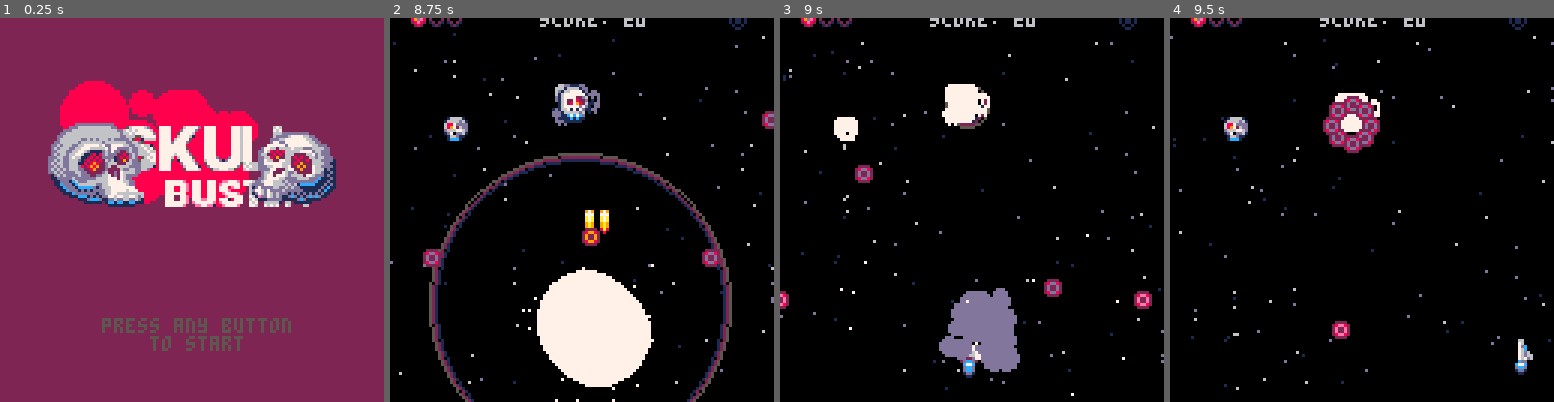
Above: before the commit, frames 1-4 (left to right).
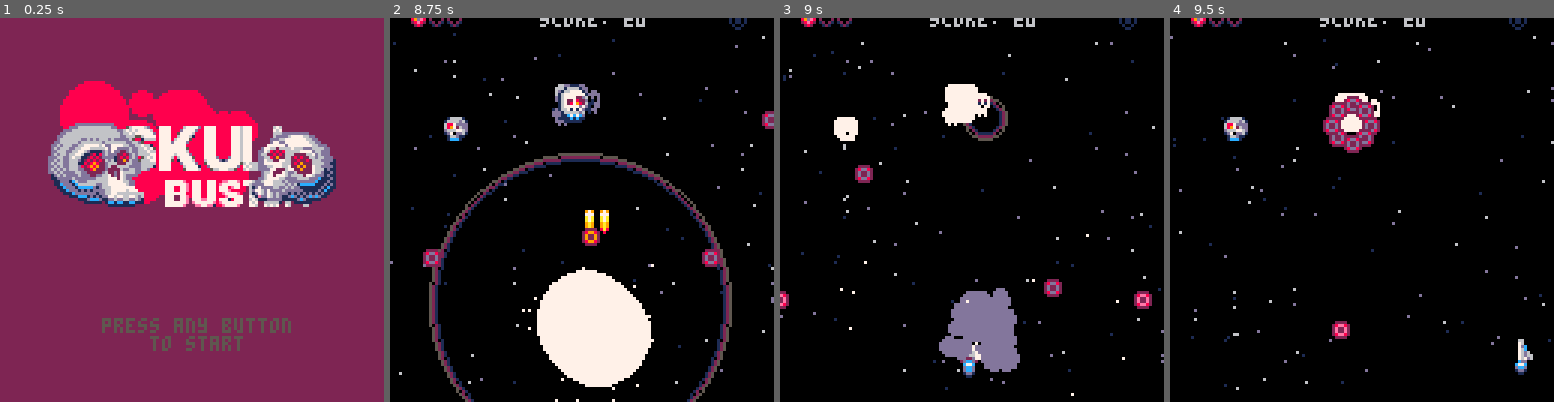
Above: after the commit, the same moments.

Repository: jimmac/pico-shed
Game: PICO-8 cartridge skulls.p8
Same seed, same stepped clock (60 frames per second), same inputs: the game is played once before the commit and once after it.
Inputs:
- Up to frame 1 (0.25 s): no input
- Up to frame 2 (8.75 s): tap X (X key) at 0.33, 1.07, 1.85, 2.97, 4.08, 5.2, 6.32, 7.43, 8.55 s; tap O (Z key) at 0.7, 1.7, 2.1, 2.5, 2.9, 3.3, 3.7, 4.1, 4.5, 4.9, 5.3, 5.7, 6.1, 6.5, 6.9, 7.3, 7.7, 8.1, 8.5 s; hold Right 1.6-2.1 s; hold Up 2.15-2.42 s; hold Right 2.47-3.03 s; hold Left 3.08-3.58 s; hold Down 3.63-3.97 s; hold Right 4.02-4.68 s; hold Up 4.73-5.03 s; hold Left 5.08-5.68 s; hold Down 5.73-6.03 s; hold Right 6.08-6.58 s; hold Right 6.63-7.13 s; hold Up 7.18-7.45 s; hold Right 7.5-8.07 s; hold Left 8.12-8.62 s; hold Down from 8.67 s (still down)
- Up to frame 3 (9 s): keep holding Down; tap O (Z key) at 8.9 s
- Up to frame 4 (9.5 s): release Down at 9 s; hold Right from 9.05 s (still down); tap O (Z key) at 9.3 s

Frames 1-2 are identical in both runs. In frame 3, 0.5% of the frame differs, in the area x 42-60%, y 17-33%; in frame 4, nothing differs.

Commit message:
small shockwave from bullet hits
- again, not from enemy center

Diff:
--- a/skulls.p8
+++ b/skulls.p8
@@ -576,7 +576,7 @@
 				local encx=myen.x+myen.sprw*4
 			 local ency=myen.y+myen.sprh*4
 			 local enby=myen.y+myen.sprh*8-4
-				setoff_sw(encx,ency,2)
+				setoff_sw(bullet.x+3,enby,1)
 				--and sparks from bottom
 				setoff_sparks(bullet.x+3,enby)
 				if myen.hp<=0 then
